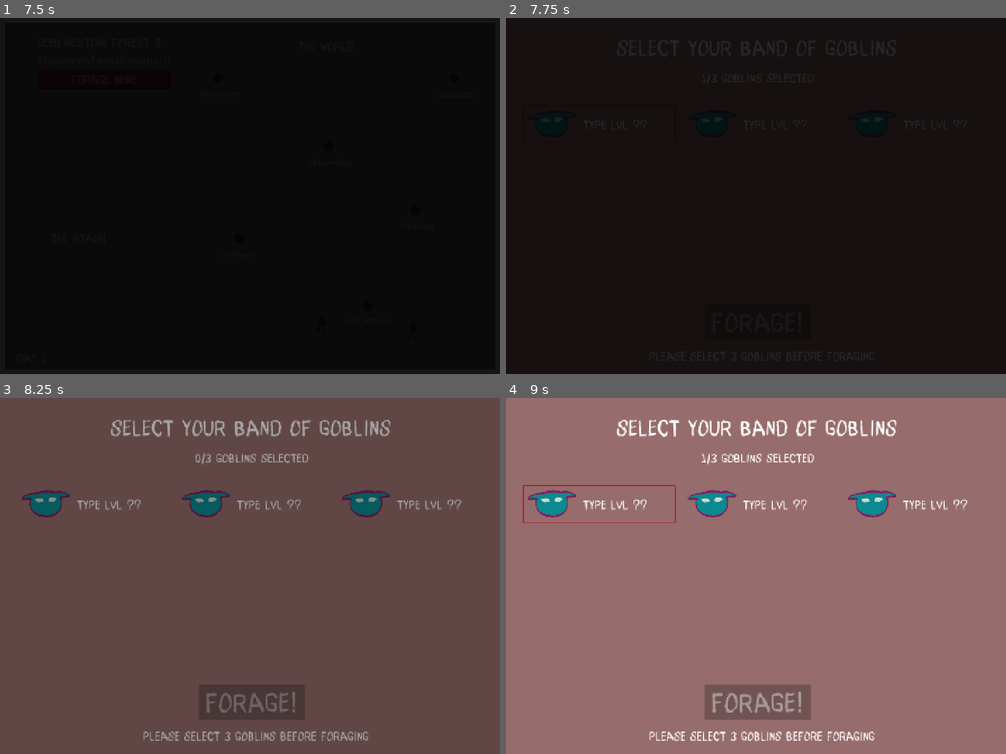
Above: before the commit, frames 1-4 (two rows, left to right).
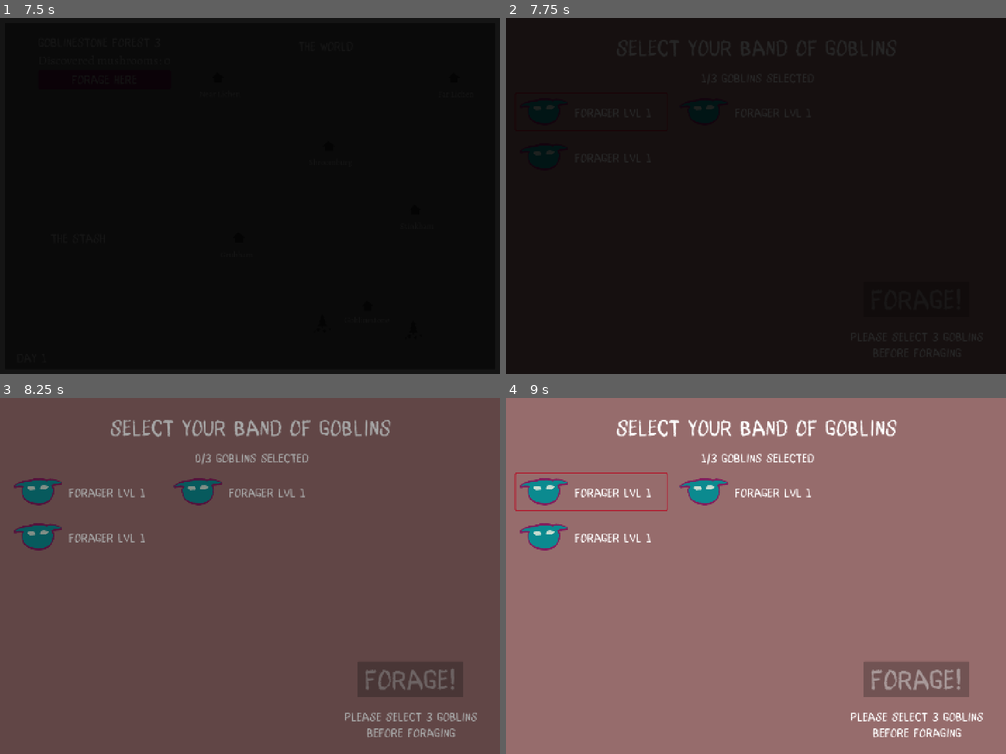
Above: after the commit, the same moments.

Repository: hawkstein/gdwj81-expedition
Game: Godot game, scene res://ui-scenes/start.tscn
Two runs of this game, one before a commit and one after it. Both use one fixed random seed, a clock stepped at 60 frames per second and the inputs below.
Inputs (mouse positions are in pixels of both pictures, inside the frame that each line leads up to):
- Up to frame 1 (7.5 s): click "Start" at 0.5 s; click "Start" at 1.25 s; click "Let's go!" at 2 s; click "Let's go!" at 2.75 s; click "Let's go!" at 3.5 s; click (370, 306) at 4.27 s; click (320, 324) at 5 s; click (415, 331) at 5.75 s; click "forage here" at 6.5 s; click (370, 306) at 7.27 s
- Up to frame 2 (7.75 s): no input
- Up to frame 3 (8.25 s): click (95, 504) at 8.02 s
- Up to frame 4 (9 s): click (601, 504) at 8.77 s

Frame 1 is identical in both runs. In frame 2, less than 0.1% of the frame differs, in the area x 4-47%, y 24-32%; in frame 3, 4.6%; in frame 4, 8.7%, in the area x 1-96%, y 20-97%.

Commit message:
add info to buttons

Diff:
--- a/game_manager.gd
+++ b/game_manager.gd
@@ -53,7 +53,7 @@
 	#print("useless shrooms")
 	#print(useless_shrooms)
 	#print("\n")
-	print_locations()
+	#print_locations()
 	#print_prices()
 	recruit_band()
 
@@ -207,7 +207,6 @@
 	return 2
 
 func toggle_goblin_selection(p_uid:int) -> void:
-	print(p_uid)
 	if selected_band.has(p_uid):
 		selected_band.erase(p_uid)
 	else:
--- a/goblin_band/band.gd
+++ b/goblin_band/band.gd
@@ -18,6 +18,17 @@
 		button.goblin_uid = goblin.goblin_uid
 		if GameManager.selected_band.has(goblin.goblin_uid):
 			button.select()
+		var info_text = ""
+		match goblin.type:
+			Goblin.GoblinType.FORAGER:
+				info_text = "Forager Lvl {0}".format([goblin.level])
+			Goblin.GoblinType.SPECIALIST:
+				info_text = "Specialist Lvl {0}".format([goblin.level])
+			Goblin.GoblinType.SCOUT:
+				info_text = "Scout Lvl {0}".format([goblin.level])
+			Goblin.GoblinType.GUZZLER:
+				info_text = "Guzzler Lvl {0}".format([goblin.level])
+		button.set_info(info_text)
 
 func _on_selection_changed() -> void:
 	set_band_size_label()
--- a/goblin_band/band.tscn
+++ b/goblin_band/band.tscn
@@ -42,10 +42,10 @@
 anchor_top = 0.5
 anchor_right = 0.5
 anchor_bottom = 0.5
-offset_left = -149.0
-offset_top = 311.0
-offset_right = 156.0
-offset_bottom = 413.0
+offset_left = 309.0
+offset_top = 245.0
+offset_right = 614.0
+offset_bottom = 347.0
 grow_horizontal = 2
 grow_vertical = 2
 theme = ExtResource("1_vofrv")
@@ -62,22 +62,23 @@
 text = "?/? goblins selected"
 
 [node name="ButtonsHFlowContainer" type="HFlowContainer" parent="."]
-custom_minimum_size = Vector2(1380, 500)
 layout_mode = 0
-offset_left = 47.0
-offset_top = 249.0
-offset_right = 1427.0
-offset_bottom = 811.0
+offset_left = 24.0
+offset_top = 214.0
+offset_right = 974.0
+offset_bottom = 1014.0
 theme_override_constants/h_separation = 20
 theme_override_constants/v_separation = 20
 
 [node name="ValidationLabel" type="Label" parent="."]
 layout_mode = 0
-offset_left = 411.0
-offset_top = 951.0
-offset_right = 1062.0
-offset_bottom = 993.0
+offset_left = 940.0
+offset_top = 895.0
+offset_right = 1427.0
+offset_bottom = 982.0
 theme = ExtResource("1_vofrv")
 text = "Please select X goblins before foraging"
+horizontal_alignment = 1
+autowrap_mode = 2
 
 [connection signal="pressed" from="ForageButton" to="." method="_on_forage_button_pressed"]
--- a/goblin_band/goblin_button.gd
+++ b/goblin_band/goblin_button.gd
@@ -1,5 +1,6 @@
 extends Control
 @onready var selection_border: Panel = $SelectionBorder
+@onready var info_label: Label = $InfoLabel
 
 signal button_pressed(goblin_uid:String)
 signal button_hovered(goblin_uid:String)
@@ -8,6 +9,9 @@
 
 func _ready() -> void:
 	deselect()
+
+func set_info(p_text:String) -> void:
+	info_label.text = p_text
 
 func select() -> void:
 	selection_border.visible = true
@@ -18,6 +22,5 @@
 func _on_clear_button_pressed() -> void:
 	button_pressed.emit(goblin_uid)
 
-
 func _on_clear_button_mouse_entered() -> void:
 	button_hovered.emit(goblin_uid)
